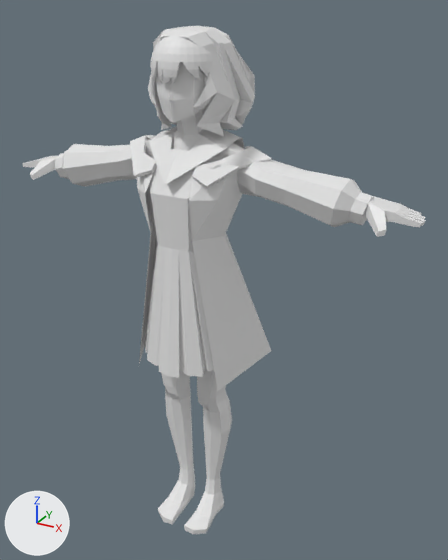
Renders of the glTF model public/models/Body.glb from each side of a commit.
Both versions are drawn from a camera (50 mm lens) standing at (1.0, -1.592, 0.9) and looking at (0.07, 0.098, 0.055). The axes (+X, +Y, +Z) are drawn at lower left. The lights are the same throughout. The older version comes first.

Names of what the first picture shows: 'Coat', 'Coat_Collar', 'Collar', 'Dress', 'Hair_Bangs', 'Hair_Front', 'Hair_Middle', 'Hair_Middle.001', 'Hand', 'Head', 'Legs', 'Neck' and 2 more.
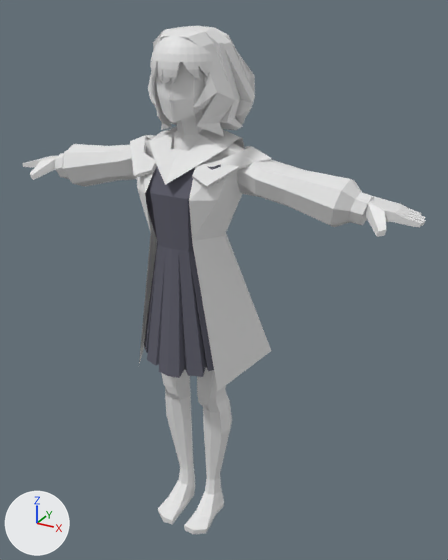
Where the change shows, as pixel boxes [x1, y1, x2, y2] in the pictures (448 x 560 px):
'Dress', recoloured (white to dark grey): [144, 165, 221, 378] in both

Diff of the bpy script that builds the scene:
```diff
--- a/public/models/Body.glb.py
+++ b/public/models/Body.glb.py
@@ mat_dress @@
+mat_dress = principled_material('dress')
+mat_dress.base_color = (0.114, 0.114, 0.15)  # dark grey #5f5f6c
+mat_dress.roughness = 1.0
@@ me_cube_010 @@
 me_cube_010.from_pydata(...)  # 42 vertices, 54 faces; spans x -0.203..0.203, y -0.158..0.189, z -0.204..0.495
-me_cube_010.materials.append(mat_material)  # white #e7e7e7
+me_cube_010.materials.append(mat_dress)  # dark grey #5f5f6c
```
